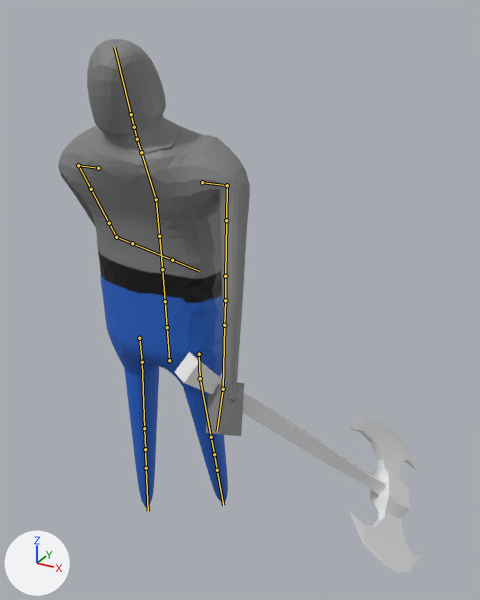
A saved change to the Blender file resources/blender/blocky_trashbot.blend.
Rendered twice from a camera (50 mm lens) standing at (1.25, -1.74, 1.94) and looking at (0.15, 0.25, 0.95). Arrows for +X, +Y and +Z are at lower left; the lights stay in place. The picture after the commit comes second. Both versions are drawn at frame 9 of the action 'Flinch'; the numbers are the values there. The bones that bend it are drawn over the model as lines.

Names of what the first picture shows: 'Cube', 'Double Axe'.
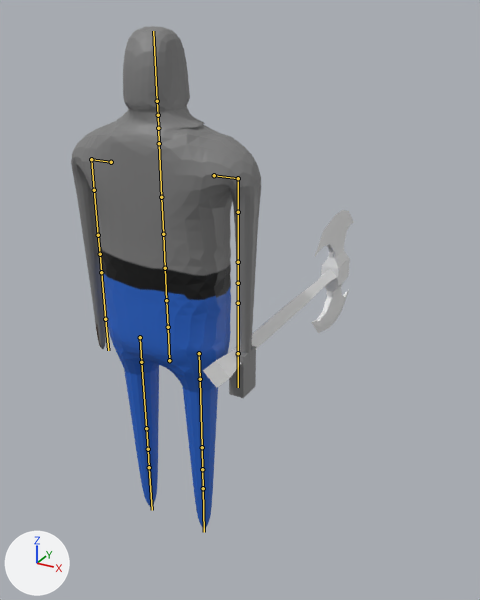
The edits, one by one:
Bone 'Bone' (bone_bone) turns from (3, 0, 0) to (0, 0, 0) degrees about its own x, y and z.
Bone 'Bone.004' (bone_bone_004) turns from (3, 0, 0) to (0, 0, 0) degrees about its own x, y and z.
Bone 'Bone.008' (bone_bone_008) turns from (16, 0, 0) to (0, 0, 0) degrees about its own x, y and z.
Bone 'Bone.011' (bone_bone_011) turns from (0, -22, -4) to (0, 0, 0) degrees about its own x, y and z.
Bone 'Bone.022.L' (bone_bone_022_l) turns from (46, 4, -67) to (0, 0, -90) degrees about its own x, y and z.
Bone 'Bone.027.L' (bone_bone_027_l) turns from (-6, 0, 5) to (0, 0, 0) degrees about its own x, y and z.
Bone 'Bone.029.L' (bone_bone_029_l) turns from (23, 6, -30) to (0, 0, 0) degrees about its own x, y and z.
Bone 'Bone.022.R' (bone_bone_022_r) turns from (-8, 0, 90) to (0, 0, 90) degrees about its own x, y and z.
Bone 'Bone.027.R' (bone_bone_027_r) turns from (-27, -8, -22) to (0, 0, 0) degrees about its own x, y and z.
Bone 'Bone.017.L' (bone_bone_017_l) turns from (-10, 0, 0) to (0, 0, 0) degrees about its own x, y and z.
Bone 'Bone.017.R' (bone_bone_017_r) turns from (4, 1, -1) to (0, 0, 0) degrees about its own x, y and z.

What differs and where, as boxes [x1, y1, x2, y2] in the pictures (480 x 600 px):
'Cube', posed (7% taller)
    before: [58, 39, 250, 508]
    after: [71, 26, 261, 529]
'Double Axe', posed (38% narrower, 19% shorter)
    before: [175, 352, 421, 573]
    after: [203, 210, 354, 388]
bone 'Bone', root to tip
    before: (169, 360) to (167, 327)
    after: (169, 360) to (168, 327)
bone 'Bone.004', root to tip
    before: (159, 236) to (156, 199)
    after: (163, 234) to (161, 197)
bone 'Bone.008', root to tip
    before: (156, 199) to (141, 152)
    after: (161, 197) to (159, 143)
bone 'Bone.011', root to tip
    before: (137, 139) to (134, 127)
    after: (158, 128) to (158, 115)
bone 'Bone.022.L', root to tip
    before: (227, 185) to (226, 220)
    after: (238, 178) to (238, 212)
bone 'Bone.027.L', root to tip
    before: (225, 300) to (224, 325)
    after: (238, 283) to (238, 303)
bone 'Bone.029.L', root to tip
    before: (223, 389) to (217, 431)
    after: (238, 353) to (238, 387)
bone 'Bone.022.R', root to tip
    before: (78, 165) to (91, 189)
    after: (91, 159) to (94, 190)
bone 'Bone.027.R', root to tip
    before: (116, 237) to (132, 243)
    after: (100, 254) to (101, 272)
bone 'Bone.017.L', root to tip
    before: (200, 378) to (211, 437)
    after: (200, 379) to (202, 447)
bone 'Bone.017.R', root to tip
    before: (142, 362) to (144, 428)
    after: (141, 362) to (146, 428)
